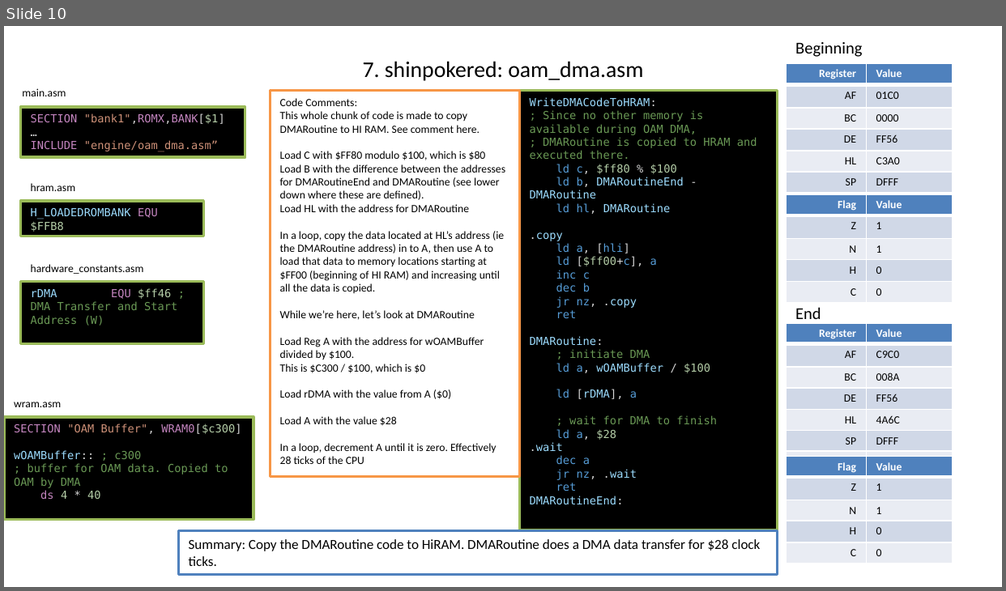
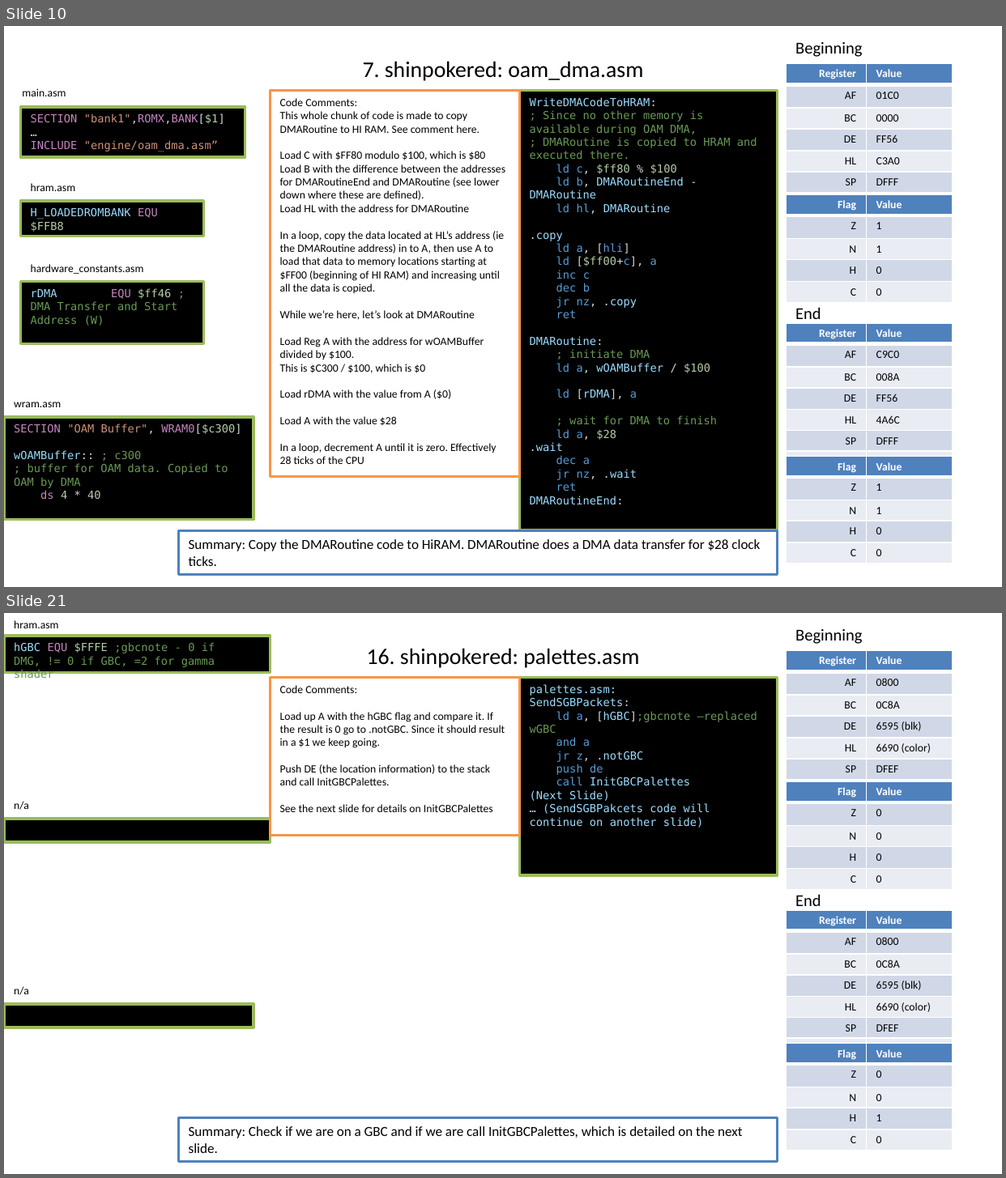
Before and after one commit to timweilert/DK94_Color, a slide deck: SGB_TO_GBC.pptx. Shown one above the other, each under a label of ours: slide 10 before the commit, slides 10 and 21 after it; the slides between them are not shown. The pictures are 1006x591 and 1006x1178 pixels, drawn with LibreOffice and Linux fonts; fonts in the diff are those of the drawing. Boxes give left, top, right and bottom in pixels: in the first picture for what was removed or moved away, otherwise in the second. Text is boxed around its words. In the diff, an @@ line names an element or a change of style, - is before the commit and + after.

```diff
--- a/SGB_TO_GBC.pptx
+++ b/SGB_TO_GBC.pptx
@@ slide 21 added at (4,613,1002,1174), background #FFFFFF @@
@@ rectangle added at (4,636,270,673), fill #000000, outline #9BBB59 2 pt, 8 pt, text #6A9955 @@
+hGBC EQU $FFFE ;gbcnote - 0 if DMG, != 0 if GBC, =2 for gamma shader
@@ text added at (14,620,59,628), 8 pt, text #000000 @@
+hram.asm
@@ text added at (795,629,862,644), 12 pt, text #000000 @@
+Beginning
@@ title added at (367,648,639,668), 16.2 pt, text #000000 @@
+16. shinpokered: palettes.asm
@@ table added at (786,651,952,779), 6 rows, 2 columns @@
+Register | Value
+AF | 0800
+BC | 0C8A
+DE | 6595 (blk)
+HL | 6690 (color)
+SP | DFEF
@@ rectangle added at (270,678,520,836), fill #FFFFFF, outline #F79646 2 pt, 8 pt, text #000000 @@
+Code Comments:
+Load up A with the hGBC flag and compare it. If the result is 0 go to .notGBC. Since it should result in a $1 we keep going.
+Push DE (the location information) to the stack and call InitGBCPalettes.
+See the next slide for details on InitGBCPalettes
@@ rectangle added at (520,678,778,876), fill #000000, outline #9BBB59 2 pt, 8 pt, text #9CDCFE @@
+palettes.asm:
+SendSGBPackets:
+ld a, [hGBC];gbcnote –replaced wGBC
+and a
+jr z, .notGBC
+push de
+call InitGBCPalettes
+(Next Slide)
+… (SendSGBPakcets code will continue on another slide)
@@ table added at (786,781,952,888), 5 rows, 2 columns @@
+Flag | Value
+Z | 0
+N | 0
+H | 0
+C | 0
@@ text added at (14,801,29,810), 8 pt, text #000000 @@
+n/a
@@ rectangle added at (4,819,270,842), fill #000000, outline #9BBB59 2 pt @@
@@ text added at (795,894,821,906), 12 pt, text #000000 @@
+End
@@ table added at (786,910,952,1059), 7 rows, 2 columns @@
+Register | Value
+AF | 0800
+BC | 0C8A
+DE | 6595 (blk)
+HL | 6690 (color)
+SP | DFEF
+ | 
@@ text added at (14,986,29,995), 8 pt, text #000000 @@
+n/a
@@ rectangle added at (4,1004,253,1029), fill #000000, outline #9BBB59 2 pt @@
@@ table added at (786,1043,952,1150), 5 rows, 2 columns @@
+Flag | Value
+Z | 0
+N | 0
+H | 1
+C | 0
@@ rectangle added at (179,1118,778,1162), fill #FFFFFF, outline #4F81BD 2 pt, 10 pt, text #000000 @@
+Summary: Check if we are on a GBC and if we are call InitGBCPalettes, which is detailed on the next slide.
```
Also in this commit, not shown: 8 slides changed, 11 other slides added.
